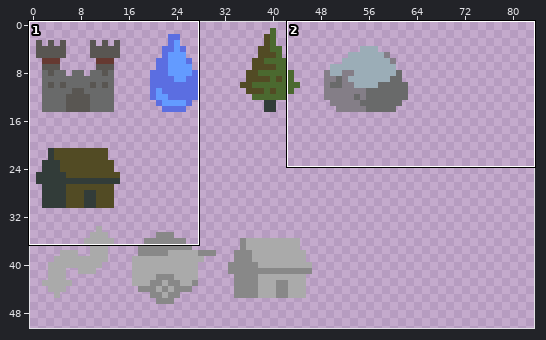
Sprite sheet, stored at screens/gameplay/game_objects/map_node/assets/map_node_spritesheet.png. The first picture is a wide view before the edit; the outline marks the close-up.
Close-up. As it was:
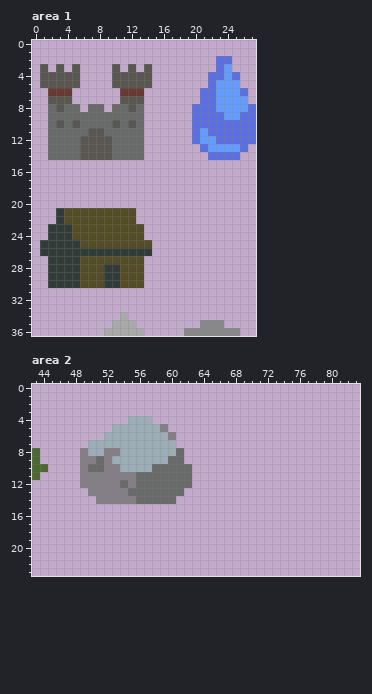
The file is 128x128 pixels. Shown: area 1: x 0..27, y 0..36; area 2: x 43..83, y 0..23. The wide view leaves out empty margins.
Now the later version:
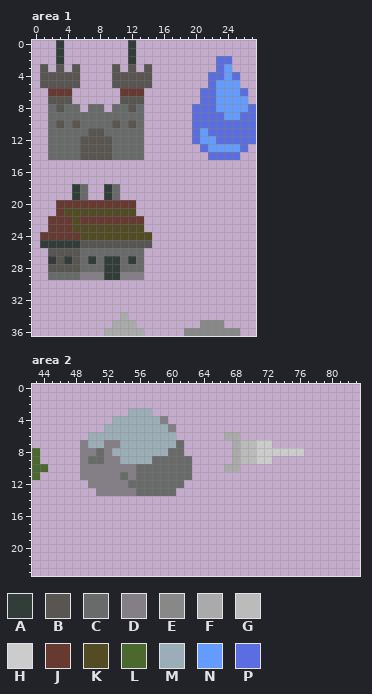
Palette (. is transparent): A #323c39  B #595652  C #696a6a  D #847e87  E #888888  F #aaaaaa  G #bbbbbb  H #cccccc  J #663931  K #524b24  L #4b692f  M #9badb7  N #639bff  P #5b6ee1
Commit message: Updated node visuals, Minor refactorings
The edit:
{"where": "area 1"}
{"y":0,"x":3,"old":".","new":"A"}
{"y":0,"x":12,"old":".","new":"A"}
{"y":1,"x":3,"old":".","new":"A"}
{"y":1,"x":12,"old":".","new":"A"}
{"y":2,"x":3,"old":".","new":"A"}
{"y":2,"x":12,"old":".","new":"A"}
{"y":18,"x":5,"old":"..","new":"AC"}
{"y":18,"x":9,"old":"..","new":"AC"}
{"y":19,"x":5,"old":"..","new":"AC"}
{"y":19,"x":9,"old":"..","new":"AC"}
{"y":20,"x":3,"old":"..........","new":"JJJJJJJJJJ"}
{"y":21,"x":3,"old":"A","new":"J"}
{"y":22,"x":2,"old":".AK","new":"JJJ"}
{"y":22,"x":6,"old":"KKKKKKK.","new":"JJJJJJJJ"}
{"y":23,"x":2,"old":"AAA","new":"JJJ"}
{"y":24,"x":1,"old":".AAAK","new":"JJJJJ"}
{"y":24,"x":14,"old":".","new":"K"}
{"y":25,"x":6,"old":"KKKKKKKKK","new":"BBBBBBBBB"}
{"y":26,"x":1,"old":"AAAAAAAAAAAAAA","new":".BBBBCCCCCCCC."}
{"y":27,"x":3,"old":"A","new":"B"}
{"y":27,"x":5,"old":"AKKKKKKKK","new":"BCACAACAC"}
{"y":28,"x":2,"old":"AAAAKKK","new":"BBBBCCC"}
{"y":28,"x":11,"old":"KKK","new":"CCC"}
{"y":29,"x":2,"old":"AAAAKKK","new":"CCCCDDD"}
{"y":29,"x":11,"old":"KKK","new":"DDD"}
{"y":30,"x":2,"old":"AAAAKKKAAKKK","new":"............"}
{"where": "area 2"}
{"y":3,"x":55,"old":"...","new":"MMM"}
{"y":4,"x":53,"old":"..","new":"MM"}
{"y":4,"x":58,"old":"..","new":"MD"}
{"y":5,"x":52,"old":".","new":"M"}
{"y":5,"x":59,"old":"D.","new":"MD"}
{"y":6,"x":50,"old":"..","new":"MM"}
{"y":6,"x":60,"old":"D","new":"M"}
{"y":6,"x":67,"old":"..","new":"FF"}
{"y":7,"x":49,"old":".","new":"D"}
{"y":7,"x":52,"old":"MM","new":"DD"}
{"y":7,"x":61,"old":".","new":"C"}
{"y":7,"x":68,"old":".....","new":"FGGHH"}
{"y":8,"x":50,"old":"MM","new":"DC"}
{"y":8,"x":53,"old":"D","new":"M"}
{"y":8,"x":60,"old":"M","new":"C"}
{"y":8,"x":68,"old":".........","new":"FGGHHHHHH"}
{"y":9,"x":50,"old":"D","new":"C"}
{"y":9,"x":53,"old":"M","new":"D"}
{"y":9,"x":58,"old":"MM","new":"CC"}
{"y":9,"x":62,"old":".","new":"C"}
{"y":9,"x":68,"old":".....","new":"FGGHH"}
{"y":10,"x":50,"old":"CC","new":"DD"}
{"y":10,"x":54,"old":"MMMM","new":"DDCC"}
{"y":10,"x":67,"old":"..","new":"FF"}
{"y":11,"x":54,"old":"D","new":"C"}
{"y":12,"x":49,"old":"D","new":"."}
{"y":12,"x":54,"old":"CD","new":"DC"}
{"y":12,"x":62,"old":"C","new":"."}
{"y":13,"x":50,"old":"D","new":"."}
{"y":13,"x":55,"old":"C","new":"D"}
{"y":13,"x":61,"old":"C","new":"."}
{"y":14,"x":51,"old":"DDDDDCCCCC","new":".........."}
{"label":"added","picture_box":[56,40,64,64]}
{"label":"added","picture_box":[128,40,136,64]}
{"label":"changed","picture_box":[40,184,152,288]}
{"label":"changed","picture_box":[80,408,192,504]}
{"label":"added","picture_box":[224,432,304,472]}
